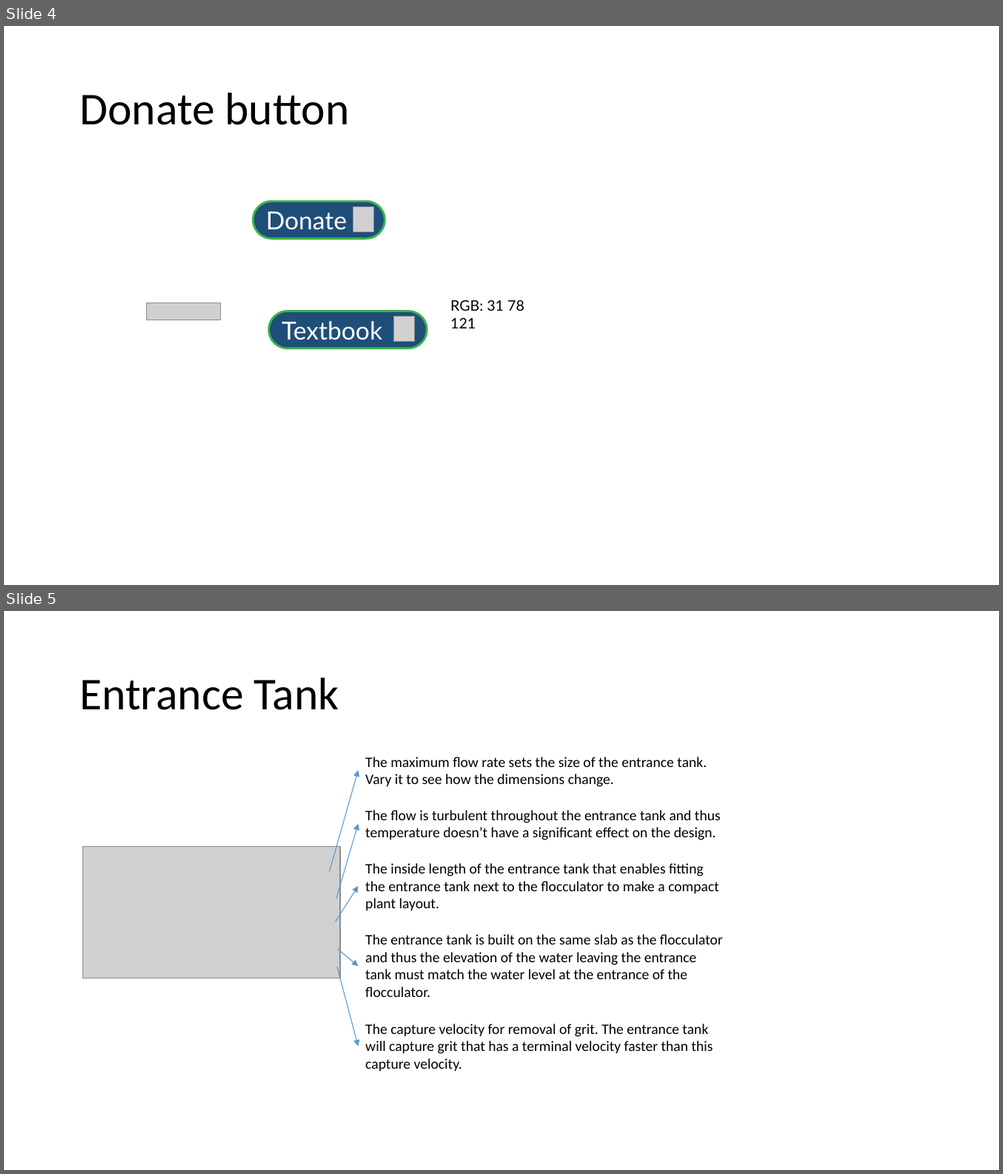
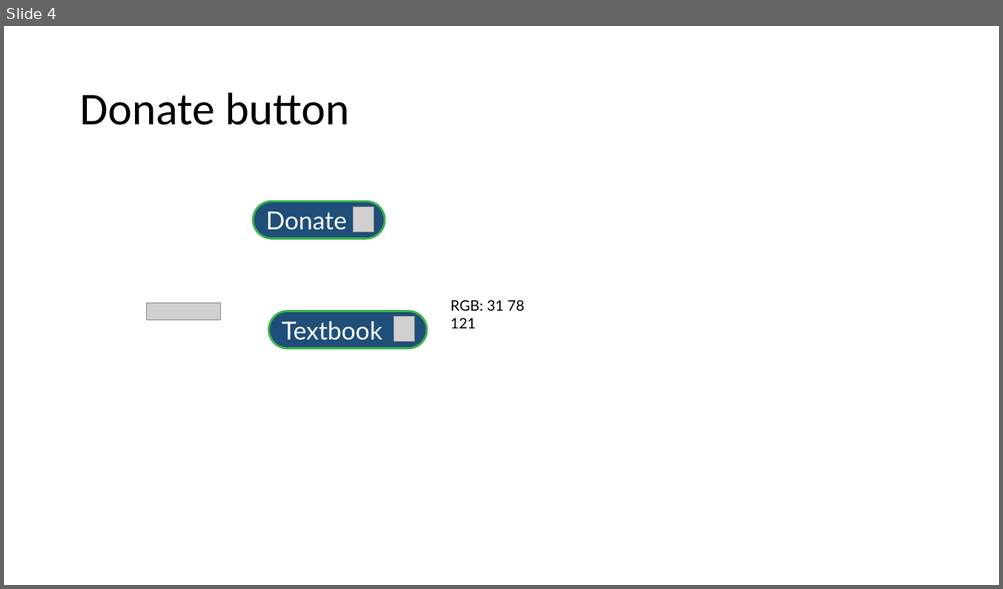
Before and after one commit to AguaClara/Textbook, a slide deck: Images/Donate.pptx. Shown one above the other, each under a label of ours: slides 4 and 5 before the commit, slide 4 after it. The pictures are 1003x1174 and 1003x589 pixels, drawn with LibreOffice and Linux fonts; fonts in the diff are those of the drawing; grey boxes stand for pictures. Boxes give left, top, right and bottom in pixels: in the first picture for what was removed or moved away, otherwise in the second. Text is boxed around its words. In the diff, an @@ line names an element or a change of style, - is before the commit and + after.

```diff
--- a/Images/Donate.pptx
+++ b/Images/Donate.pptx
@@ slide 5 removed at [4,611,999,1170], background #FFFFFF @@
@@ title removed at [79,678,339,710] @@
-Entrance Tank
@@ arrow removed from (330, 871) to (358, 771) @@
@@ arrow removed from (336, 899) to (358, 823) @@
@@ picture removed at [83,847,341,979] @@
@@ arrow removed from (336, 921) to (358, 886) @@
@@ arrow removed from (338, 950) to (358, 966) @@
@@ arrow removed from (337, 967) to (358, 1047) @@
@@ group removed at [365,757,723,1071]: 5 texts @@
-The maximum flow rate sets the size of the entrance tank. Vary it to see how the dimensions change.
-The flow is turbulent throughout the entrance tank and thus temperature doesn’t have a significant effect on the design.
-The inside length of the entrance tank that enables fitting the entrance tank next to the flocculator to make a compact plant layout.
-The entrance tank is built on the same slab as the flocculator and thus the elevation of the water leaving the entrance tank must match the water level at the entrance of the flocculator.
-The capture velocity for removal of grit. The entrance tank will capture grit that has a terminal velocity faster than this capture velocity.
```
Also in this commit, not shown: 1 slide added, 2 other slides removed, 12 other files.
